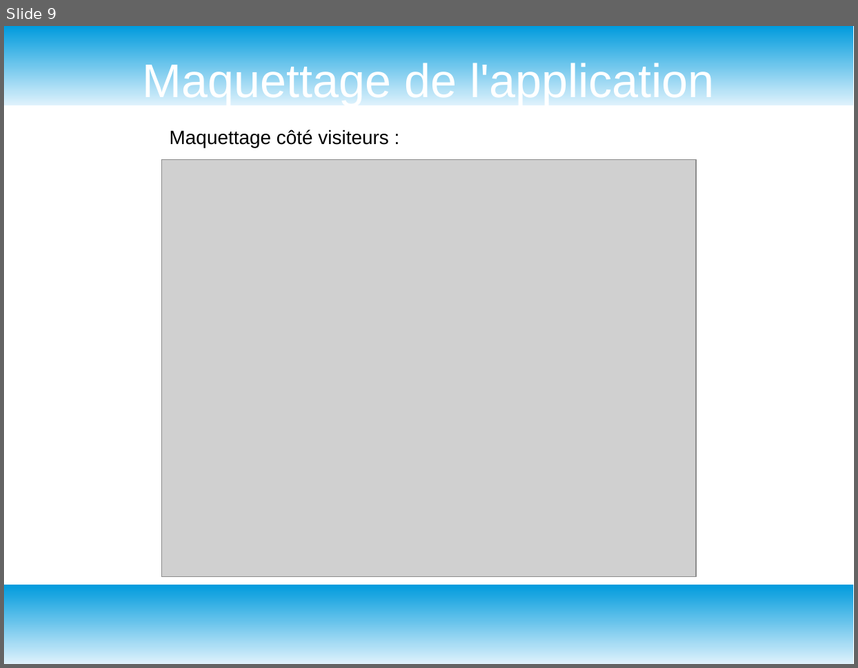
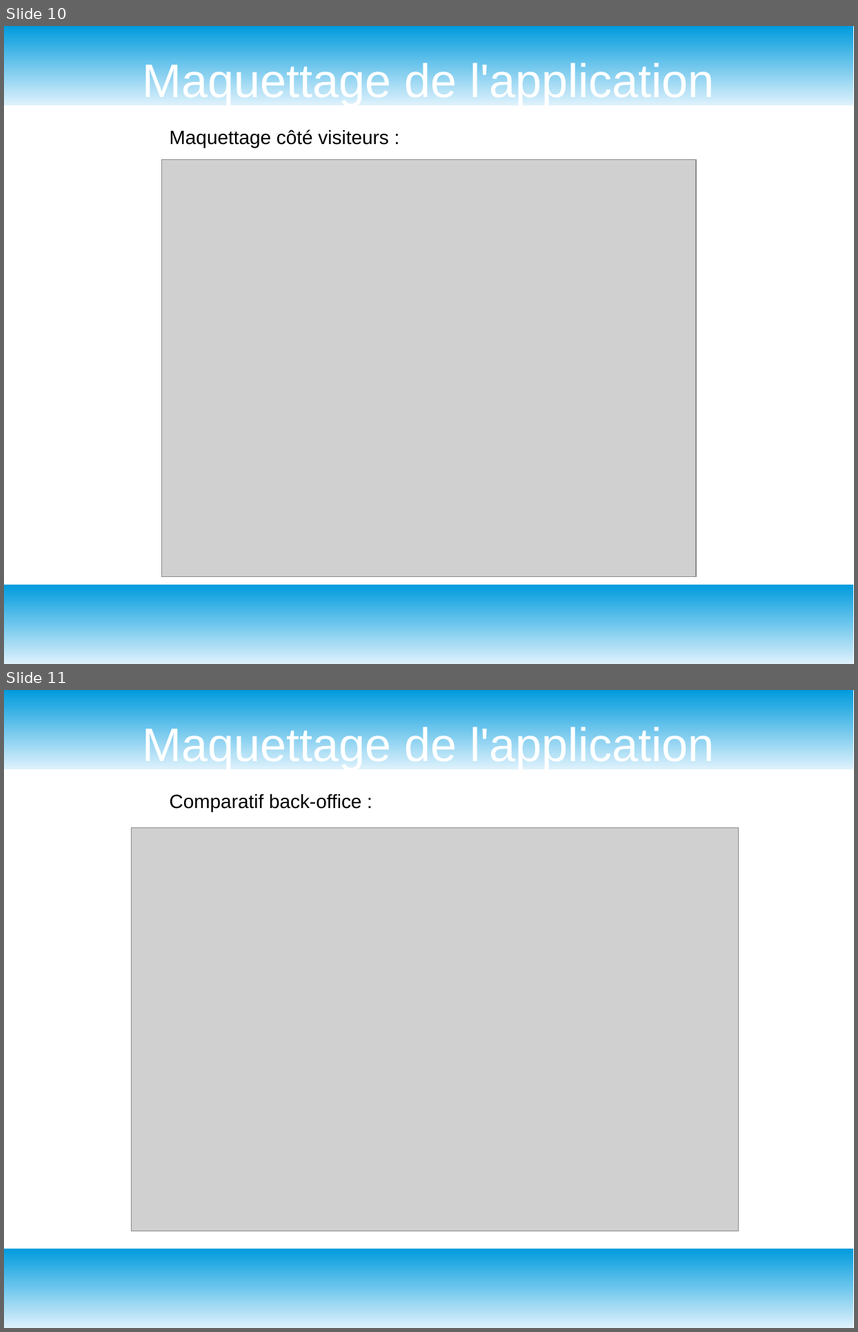
Before and after one commit to GuyomH/Fil-Rouge, a slide deck: assets/grand angle diapo.odp. Shown one above the other, each under a label of ours: slide 9 before the commit, slides 10 and 11 after it. The pictures are 858x668 and 858x1332 pixels, drawn with LibreOffice and Linux fonts; fonts in the diff are those of the drawing; grey boxes stand for pictures. Boxes give left, top, right and bottom in pixels: in the first picture for what was removed or moved away, otherwise in the second. Text is boxed around its words. In the diff, an @@ line names an element or a change of style, - is before the commit and + after.

```diff
--- a/assets/grand angle diapo.odp
+++ b/assets/grand angle diapo.odp
@@ slide 11 added at bbox=[4, 690, 854, 1328], background #FFFFFF; not listed: 2 template elements that a slide beside it also shows @@
@@ title added at bbox=[143, 723, 714, 769], 44 pt, text #FFFFFF @@
+Maquettage de l'application
@@ text added at bbox=[170, 793, 361, 811], 18 pt, text #000000 @@
+Comparatif back-office :
@@ picture added at bbox=[131, 827, 738, 1230] @@
@@ what was slide 9 is now slide 10 @@
```
Also in this commit, not shown: 4 slides changed, 4 other slides added, 1 slide removed, 7 other files.
